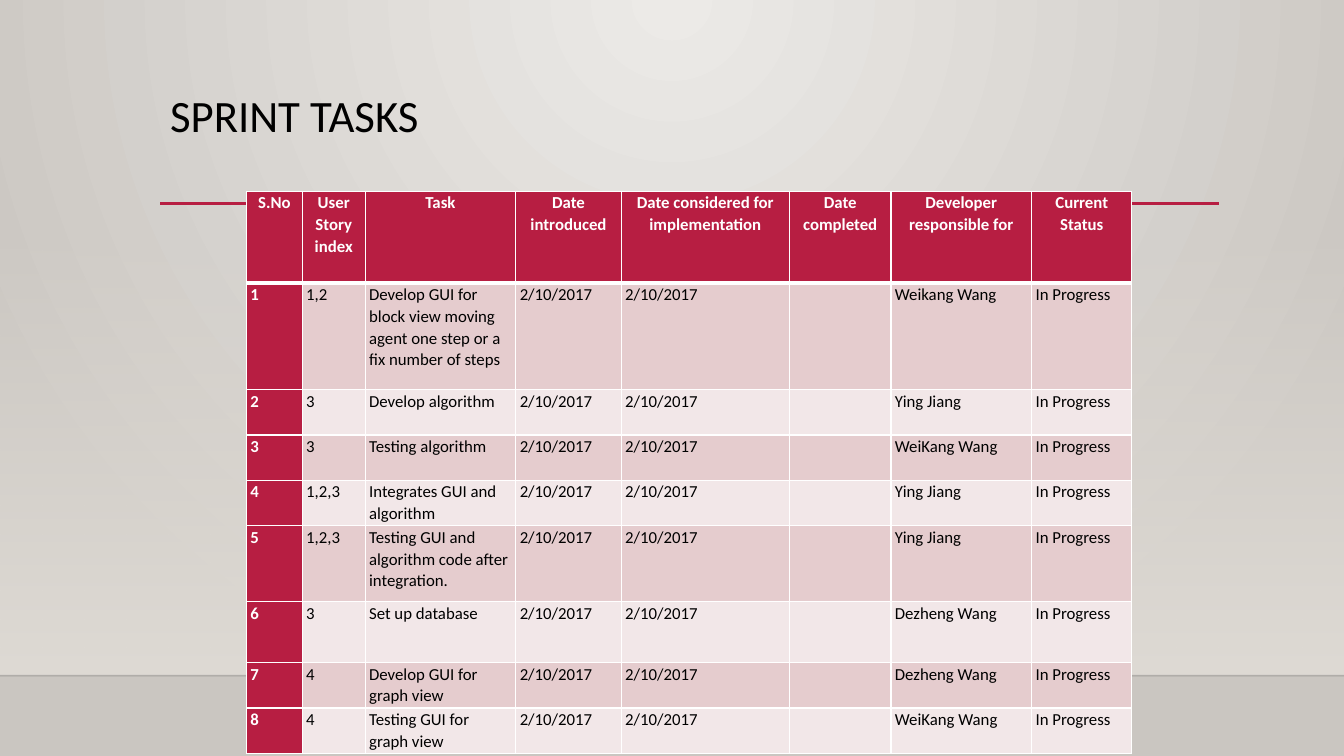
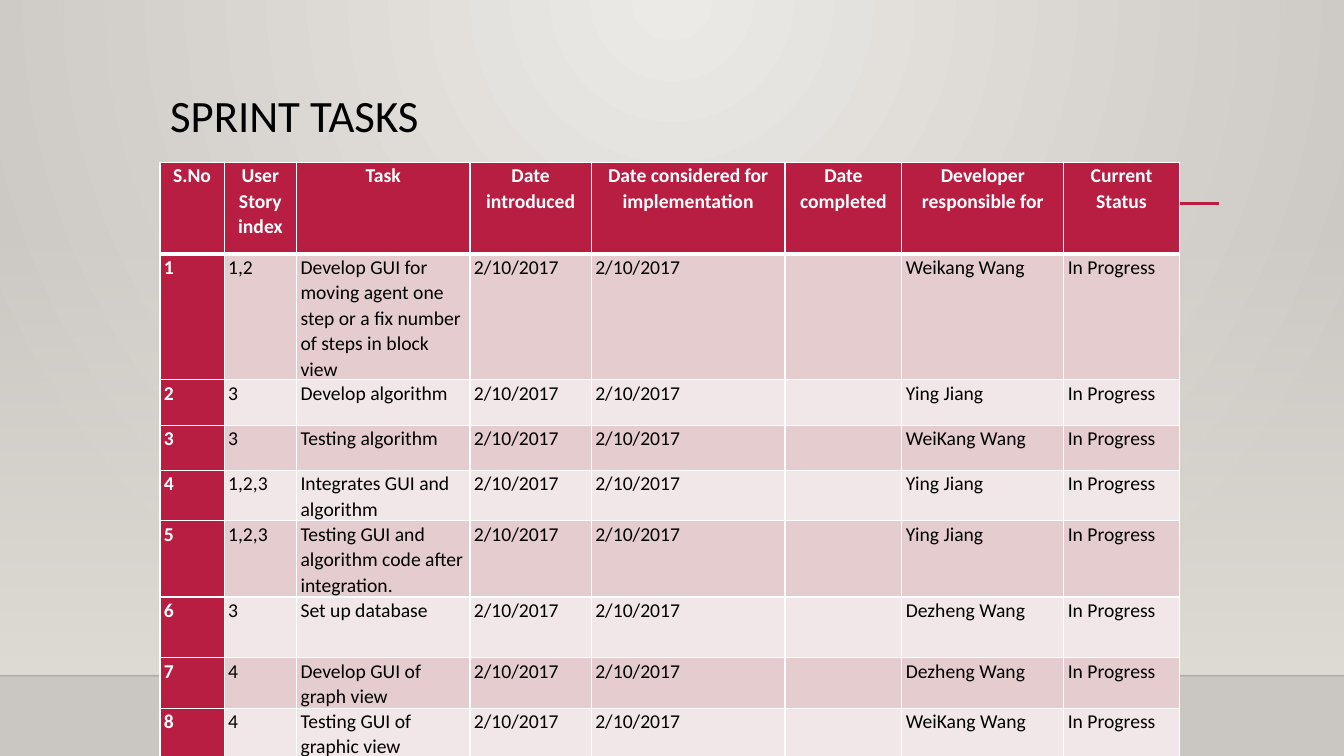
Before and after one commit to Giant-Visualize/Giant-Visualize-Multi-Agent-Patrolling, a slide deck: slide 5 of Document/GIANTS_SecondPresentation.pptx. Drawn at 1344x756 pixels with LibreOffice and Linux fonts; fonts in the diff are those of the drawing; background and template pictures are left out. Boxes give left, top, right and bottom in pixels: in the first picture for what was removed or moved away, otherwise in the second. Text is boxed around its words. In the diff, an @@ line names an element or a change of style, - is before the commit and + after.

```diff
--- a/Document/GIANTS_SecondPresentation.pptx
+++ b/Document/GIANTS_SecondPresentation.pptx
@@ table at (160, 162, 1180, 756) @@
-row 2, column 3: Develop GUI for block view moving agent one step or a fix number of steps
+row 2, column 3: Develop GUI for moving agent one step or a fix number of steps in block view
-row 8, column 3: Develop GUI for graph view
+row 8, column 3: Develop GUI of graph view
-row 9, column 3: Testing GUI for graph view
+row 9, column 3: Testing GUI of graphic view
@@ size 12 to 14 pt in "S.No", "User Story index", "Task", "Date introduced" and 57 more places @@
@@ table: place and size @@
-table at (247, 192, 1132, 754)
+table at (160, 162, 1180, 756)
```
Also in this commit, not shown: 1 other slide changed, 3 slides added.
